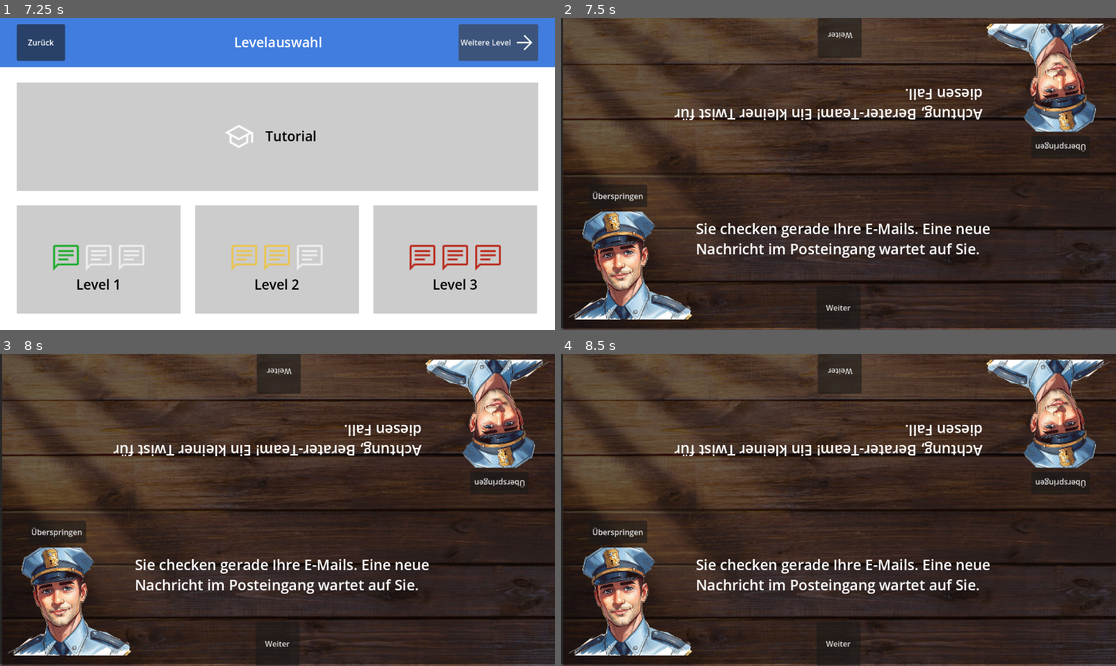
Above: before the commit, frames 1-4 (two rows, left to right).
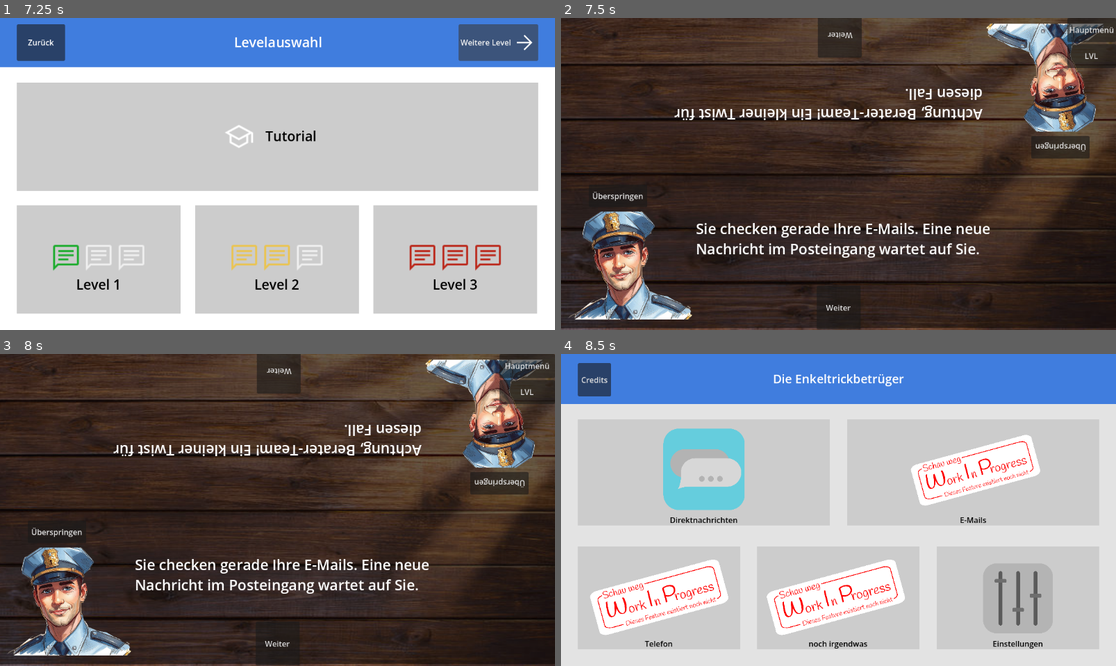
Above: after the commit, the same moments.

Repository: EgmundEGG/Enkeltrickbetr-ger-Spiel
Game: Godot game, scene res://Scenes/MainMenu.tscn
Two runs of this game, one before a commit and one after it. Both use one fixed random seed, a clock stepped at 60 frames per second and the inputs below.
Inputs (mouse positions are in pixels of both pictures, inside the frame that each line leads up to):
- Up to frame 1 (7.25 s): click "Direktnachrichten" at 0.5 s; click "Zurück" at 1.25 s; click "E-Mails" at 2 s; click "Telefon" at 2.75 s; click "noch irgendwas" at 3.5 s; click "Einstellungen" at 4.25 s; tap Enter at 5 s; move the mouse to (27, 46) at 5.02 s; click (27, 46) at 5.17 s; click "Direktnachrichten" at 5.75 s; click "Weitere Level" at 6.5 s
- Up to frame 2 (7.5 s): click (660, 258) at 7.25 s
- Up to frame 3 (8 s): no input
- Up to frame 4 (8.5 s): click (1088, 366) at 8 s, where only the run after the commit has a clickable "Hauptmenü"

Frame 1 is identical in both runs. In frame 2, 22% of the frame differs, in the area x 0-100%, y 0-100%; in frame 3, 23%; in frame 4, 99%.

Commit message:
"sketches" how the main screen could look

Diff:
--- a/enkeltrick-betrug/Scenes/Handy.tscn
+++ b/enkeltrick-betrug/Scenes/Handy.tscn
@@ -4,9 +4,7 @@
 [ext_resource type="Script" uid="uid://cbfd23nrlppi8" path="res://Scenes/handy.gd" id="1_u0qhy"]
 [ext_resource type="Texture2D" uid="uid://bf3wm35tkqn0e" path="res://image/Lvl hintergrund.png" id="2_lf3ts"]
 [ext_resource type="Texture2D" uid="uid://e2gjdxh3l2at" path="res://image/PostIt.png" id="3_r48s6"]
-[ext_resource type="Script" uid="uid://rghbh5jd0a8o" path="res://lvl_auswahl.gd" id="4_btpht"]
 [ext_resource type="Script" uid="uid://6leggv6jfhv5" path="res://MainMenu/Scripts/MenuButton.gd" id="5_kjkul"]
-[ext_resource type="PackedScene" uid="uid://bemjjo0lwwlhi" path="res://assets/audio/settings.tscn" id="5_pwgpe"]
 [ext_resource type="AudioStream" uid="uid://w1berqlnkbcm" path="res://assets/audio/atlasaudio-comedy-518068.mp3" id="6_ole5j"]
 [ext_resource type="PackedScene" uid="uid://cahggf1nf718" path="res://Scenes/Agent.tscn" id="7_r48s6"]
 [ext_resource type="AudioStream" uid="uid://c68kdfam2ojua" path="res://assets/audio/Knopfgeräusch.mp3" id="7_srqa7"]
@@ -15,6 +13,7 @@
 [ext_resource type="AudioStream" uid="uid://b7va085fv71hi" path="res://assets/audio/Fehlersound.mp3" id="10_mrt62"]
 [ext_resource type="AudioStream" uid="uid://dl1k4ei1ew4kl" path="res://assets/audio/Plopsound.mp3" id="11_wpgbr"]
 [ext_resource type="AudioStream" uid="uid://b8jliy2sp12bw" path="res://assets/audio/Klickgeräusch_Navigation.mp3" id="12_l4yc5"]
+[ext_resource type="Texture2D" uid="uid://cwvkjj03aytrt" path="res://image/canva-user-icon-MAF4KJDz63E.png" id="14_0vipr"]
 
 [node name="Game" type="Control" unique_id=264381244]
 custom_minimum_size = Vector2(400, 0)
@@ -26,7 +25,19 @@
 grow_vertical = 2
 script = ExtResource("1_u0qhy")
 
+[node name="TextureRect" type="TextureRect" parent="." unique_id=633416753]
+layout_mode = 1
+anchors_preset = 15
+anchor_right = 1.0
+anchor_bottom = 1.0
+grow_horizontal = 2
+grow_vertical = 2
+texture = ExtResource("2_lf3ts")
+expand_mode = 1
+flip_h = true
+
 [node name="LvlHintergrund" type="Sprite2D" parent="." unique_id=122819531]
+visible = false
 position = Vector2(580.62506, 323)
 scale = Vector2(1.2328879, 0.8864569)
 texture = ExtResource("2_lf3ts")
@@ -86,10 +97,10 @@
 anchors_preset = -1
 anchor_right = 1.0
 anchor_bottom = 1.0
-offset_left = 393.00006
-offset_top = 418.99997
-offset_right = -561.0
-offset_bottom = -28.999878
+offset_left = 392.00006
+offset_top = 327.99997
+offset_right = -562.0
+offset_bottom = -119.99988
 texture = ExtResource("3_r48s6")
 expand_mode = 1
 
@@ -126,10 +137,10 @@
 anchors_preset = -1
 anchor_right = 1.0
 anchor_bottom = 1.0
-offset_left = 602.00006
-offset_top = 368.99994
-offset_right = -352.0
-offset_bottom = -78.99994
+offset_left = 360.00003
+offset_top = 95.99997
+offset_right = -594.0
+offset_bottom = -351.9999
 texture = ExtResource("3_r48s6")
 expand_mode = 1
 
@@ -166,10 +177,10 @@
 anchors_preset = -1
 anchor_right = 1.0
 anchor_bottom = 1.0
-offset_left = 851.00006
-offset_top = 431.9999
-offset_right = -103.0
-offset_bottom = -16.0
+offset_left = 120.0
+offset_top = 80.0
+offset_right = -834.00006
+offset_bottom = -367.9999
 texture = ExtResource("3_r48s6")
 expand_mode = 1
 
@@ -204,15 +215,8 @@
 [node name="Chat" type="Control" parent="." unique_id=1049416561]
 custom_minimum_size = Vector2(400, 0)
 layout_mode = 1
-anchors_preset = 13
-anchor_left = 0.5
-anchor_right = 0.5
-anchor_bottom = 1.0
-offset_left = -499.0
-offset_top = 245.0
-offset_right = -99.0
-offset_bottom = 245.0
-grow_horizontal = 2
+anchors_preset = 9
+anchor_bottom = 1.0
 grow_vertical = 2
 scale = Vector2(0.6, 0.6)
 script = ExtResource("1_adtv2")
@@ -303,17 +307,17 @@
 size_flags_vertical = 4
 
 [node name="LvLButton" type="Control" parent="." unique_id=1116624081]
-layout_mode = 1
-anchors_preset = 8
-anchor_left = 0.5
+visible = false
+layout_mode = 1
+anchors_preset = 6
+anchor_left = 1.0
 anchor_top = 0.5
-anchor_right = 0.5
+anchor_right = 1.0
 anchor_bottom = 0.5
-offset_left = -20.0
+offset_left = -40.0
 offset_top = -20.0
-offset_right = 20.0
 offset_bottom = 20.0
-grow_horizontal = 2
+grow_horizontal = 0
 grow_vertical = 2
 
 [node name="Button" type="Button" parent="LvLButton" unique_id=417609308]
@@ -360,16 +364,12 @@
 [node name="Navigationsknöpfe" type="AudioStreamPlayer" parent="." unique_id=1036465816]
 stream = ExtResource("12_l4yc5")
 
-[node name="Main_Button" type="Button" parent="." unique_id=1155998799]
-layout_mode = 1
-anchors_preset = -1
-anchor_left = 1.0
-anchor_right = 1.0
-offset_left = -153.0
-offset_top = 16.0
-offset_right = -15.0
-offset_bottom = 99.0
-grow_horizontal = 2
+[node name="Main_Button" type="Button" parent="." unique_id=121951125]
+visible = false
+layout_mode = 0
+offset_left = 1051.0
+offset_right = 1152.0
+offset_bottom = 31.0
 text = "Hauptmenü"
 script = ExtResource("5_kjkul")
 SceneName = "MainMenu"
@@ -389,4 +389,264 @@
 offset_top = -651.0
 offset_bottom = -1.0
 
+[node name="ColorRect" type="ColorRect" parent="." unique_id=2031241136]
+visible = false
+custom_minimum_size = Vector2(300, 0)
+layout_mode = 1
+anchors_preset = 9
+anchor_bottom = 1.0
+grow_vertical = 2
+color = Color(0.8901961, 0.8901961, 0.8901961, 1)
+
+[node name="VBoxContainer" type="VBoxContainer" parent="ColorRect" unique_id=1492703127]
+layout_mode = 1
+anchors_preset = 15
+anchor_right = 1.0
+anchor_bottom = 1.0
+grow_horizontal = 2
+grow_vertical = 2
+
+[node name="Header" type="ColorRect" parent="ColorRect/VBoxContainer" unique_id=658276769]
+layout_mode = 2
+color = Color(0.36282963, 0.36282942, 0.36282945, 1)
+
+[node name="HBoxContainer" type="HBoxContainer" parent="ColorRect/VBoxContainer/Header" unique_id=916876207]
+layout_mode = 1
+anchors_preset = 15
+anchor_right = 1.0
+anchor_bottom = 1.0
+grow_horizontal = 2
+grow_vertical = 2
+alignment = 1
+
+[node name="Avatar" type="TextureRect" parent="ColorRect/VBoxContainer/Header/HBoxContainer" unique_id=2081717227]
+layout_mode = 2
+texture = ExtResource("14_0vipr")
+expand_mode = 2
+
+[node name="Control" type="Control" parent="ColorRect/VBoxContainer/Header/HBoxContainer" unique_id=1526097991]
+layout_mode = 2
+size_flags_horizontal = 3
+
+[node name="Name" type="Label" parent="ColorRect/VBoxContainer/Header/HBoxContainer" unique_id=195213580]
+layout_mode = 2
+size_flags_horizontal = 4
+text = "Name"
+horizontal_alignment = 1
+vertical_alignment = 1
+
+[node name="Control2" type="Control" parent="ColorRect/VBoxContainer/Header/HBoxContainer" unique_id=427794137]
+layout_mode = 2
+size_flags_horizontal = 3
+
+[node name="Status" type="Label" parent="ColorRect/VBoxContainer/Header/HBoxContainer" unique_id=1788066291]
+layout_mode = 2
+size_flags_horizontal = 8
+text = "Online/Offline"
+horizontal_alignment = 2
+vertical_alignment = 1
+
+[node name="ScrollContainer" type="ScrollContainer" parent="ColorRect/VBoxContainer" unique_id=926072804]
+layout_mode = 2
+size_flags_vertical = 3
+
+[node name="MessageContainer" type="VBoxContainer" parent="ColorRect/VBoxContainer/ScrollContainer" unique_id=418772630]
+layout_mode = 2
+size_flags_horizontal = 3
+
+[node name="Footer" type="ColorRect" parent="ColorRect/VBoxContainer" unique_id=1607036109]
+layout_mode = 2
+color = Color(0.3647059, 0.3647059, 0.3647059, 1)
+
+[node name="Buttonbox" type="VBoxContainer" parent="ColorRect/VBoxContainer/Footer" unique_id=1095177143]
+layout_mode = 1
+anchors_preset = 15
+anchor_right = 1.0
+anchor_bottom = 1.0
+grow_horizontal = 2
+grow_vertical = 2
+
+[node name="Button" type="Button" parent="ColorRect/VBoxContainer/Footer/Buttonbox" unique_id=626344380]
+layout_mode = 2
+size_flags_horizontal = 4
+size_flags_vertical = 4
+
+[node name="Button2" type="Button" parent="ColorRect/VBoxContainer/Footer/Buttonbox" unique_id=1544736510]
+layout_mode = 2
+size_flags_horizontal = 4
+size_flags_vertical = 4
+
+[node name="Button3" type="Button" parent="ColorRect/VBoxContainer/Footer/Buttonbox" unique_id=124954842]
+layout_mode = 2
+size_flags_horizontal = 4
+size_flags_vertical = 4
+
+[node name="GridContainer" type="GridContainer" parent="." unique_id=1398345574]
+layout_mode = 1
+anchors_preset = 11
+anchor_left = 1.0
+anchor_right = 1.0
+anchor_bottom = 1.0
+offset_left = -510.0
+offset_right = -100.0
+grow_horizontal = 0
+grow_vertical = 2
+
+[node name="PostIt1" type="TextureRect" parent="GridContainer" unique_id=606436596]
+layout_mode = 2
+texture = ExtResource("3_r48s6")
+expand_mode = 1
+
+[node name="Title" type="Label" parent="GridContainer/PostIt1" unique_id=658461506]
+layout_mode = 1
+anchors_preset = -1
+anchor_right = 1.0
+anchor_bottom = 1.0
+offset_left = -2.861023e-05
+offset_bottom = -127.0
+theme_override_colors/font_color = Color(0, 0, 0, 1)
+text = "Lust auf Kuchen ?"
+horizontal_alignment = 1
+clip_text = true
+text_overrun_behavior = 1
+
+[node name="Content" type="Label" parent="GridContainer/PostIt1" unique_id=299515050]
+layout_mode = 1
+anchors_preset = -1
+anchor_right = 1.0
+anchor_bottom = 1.0
+offset_left = 3.000002
+offset_top = 23.0
+offset_right = -2.0
+theme_override_colors/font_color = Color(0, 0, 0, 1)
+text = "Die Betreuungspersonen können nichts dagegen tun, wenn Du sie beißt.."
+vertical_alignment = 1
+autowrap_mode = 3
+clip_text = true
+text_overrun_behavior = 1
+
+[node name="PostIt2" type="TextureRect" parent="GridContainer" unique_id=1052168077]
+layout_mode = 2
+texture = ExtResource("3_r48s6")
+expand_mode = 1
+
+[node name="Title" type="Label" parent="GridContainer/PostIt2" unique_id=1366275110]
+layout_mode = 1
+anchors_preset = -1
+anchor_right = 1.0
+anchor_bottom = 1.0
+offset_left = -2.861023e-05
+offset_bottom = -127.0
+theme_override_colors/font_color = Color(0, 0, 0, 1)
+text = "Zeitdruck"
+horizontal_alignment = 1
+clip_text = true
+text_overrun_behavior = 1
+
+[node name="Content" type="Label" parent="GridContainer/PostIt2" unique_id=2041573276]
+layout_mode = 1
+anchors_preset = -1
+anchor_right = 1.0
+anchor_bottom = 1.0
+offset_left = 3.000002
+offset_top = 23.0
+offset_right = -2.0
+theme_override_colors/font_color = Color(0, 0, 0, 1)
+text = "Viele Betrüger wollen Dir weismachen, etwas müsse sofort sein."
+vertical_alignment = 1
+autowrap_mode = 3
+clip_text = true
+text_overrun_behavior = 1
+
+[node name="PostIt3" type="TextureRect" parent="GridContainer" unique_id=1956235928]
+layout_mode = 2
+texture = ExtResource("3_r48s6")
+expand_mode = 1
+
+[node name="Title" type="Label" parent="GridContainer/PostIt3" unique_id=1892125128]
+layout_mode = 1
+anchors_preset = -1
+anchor_right = 1.0
+anchor_bottom = 1.0
+offset_left = -2.861023e-05
+offset_bottom = -127.0
+theme_override_colors/font_color = Color(0, 0, 0, 1)
+text = "Links"
+horizontal_alignment = 1
+clip_text = true
+text_overrun_behavior = 1
+
+[node name="Content" type="Label" parent="GridContainer/PostIt3" unique_id=308961880]
+layout_mode = 1
+anchors_preset = -1
+anchor_right = 1.0
+anchor_bottom = 1.0
+offset_left = 3.000002
+offset_top = 23.0
+offset_right = -2.0
+theme_override_colors/font_color = Color(0, 0, 0, 1)
+text = "Klicke nicht auf jeden Link, den Du siehst. Manchmal sehen diese nach einem genaueren Blick nicht ganz richtig aus."
+vertical_alignment = 1
+autowrap_mode = 3
+clip_text = true
+text_overrun_behavior = 1
+
+[node name="PostIt4" type="TextureRect" parent="GridContainer" unique_id=368591530]
+layout_mode = 2
+texture = ExtResource("3_r48s6")
+expand_mode = 1
+
+[node name="Title" type="Label" parent="GridContainer/PostIt4" unique_id=502866965]
+layout_mode = 1
+anchors_preset = -1
+anchor_right = 1.0
+anchor_bottom = 1.0
+offset_left = -2.861023e-05
+offset_bottom = -127.0
+theme_override_colors/font_color = Color(0, 0, 0, 1)
+text = "Familienmitglied ?"
+horizontal_alignment = 1
+clip_text = true
+text_overrun_behavior = 1
+
+[node name="Content" type="Label" parent="GridContainer/PostIt4" unique_id=1942484646]
+layout_mode = 1
+anchors_preset = -1
+anchor_right = 1.0
+anchor_bottom = 1.0
+offset_left = 3.000002
+offset_top = 23.0
+offset_right = -2.0
+theme_override_colors/font_color = Color(0, 0, 0, 1)
+text = "Vielleicht kannst Du eventuelle neue Telefonnummern von einem anderen Familienmitglied bestätigen lassen."
+vertical_alignment = 1
+autowrap_mode = 3
+clip_text = true
+text_overrun_behavior = 1
+
+[node name="VBoxContainer" type="VBoxContainer" parent="." unique_id=856710183]
+layout_mode = 1
+anchors_preset = 11
+anchor_left = 1.0
+anchor_right = 1.0
+anchor_bottom = 1.0
+grow_horizontal = 0
+grow_vertical = 2
+
+[node name="Main_Button" type="Button" parent="VBoxContainer" unique_id=1155998799]
+custom_minimum_size = Vector2(0, 50)
+layout_mode = 2
+text = "Hauptmenü"
+script = ExtResource("5_kjkul")
+SceneName = "MainMenu"
+
+[node name="Button" type="Button" parent="VBoxContainer" unique_id=708381763]
+custom_minimum_size = Vector2(55, 50)
+layout_mode = 2
+theme_override_colors/font_disabled_color = Color(0, 0.827451, 0.8862745, 0.5019608)
+action_mode = 0
+text = "LVL"
+script = ExtResource("5_kjkul")
+SceneName = "MessengerLevelSelect"
+
 [connection signal="pressed" from="LvLButton/Button" to="Chat" method="_on_button_pressed"]
--- a/enkeltrick-betrug/Scenes/handy.gd
+++ b/enkeltrick-betrug/Scenes/handy.gd
@@ -6,6 +6,17 @@
 @onready var lvl_button = $LvLButton
 @onready var main_button = $Main_Button
 @onready var infoText = $Infotext
+
+@onready var unten_box = $ColorRect
+@onready var header = $ColorRect/VBoxContainer/Header
+@onready var footer = $ColorRect/VBoxContainer/Footer
+@onready var grid = $GridContainer
+@onready var selection = $VBoxContainer
+
+@onready var labels = [
+	$ColorRect/VBoxContainer/Header/HBoxContainer/Name,
+	$ColorRect/VBoxContainer/Header/HBoxContainer/Status
+]
 
 var bereit_unten = false
 var bereit_oben = false
@@ -20,6 +31,8 @@
 
 	chat.level_beendet.connect(_on_level_beendet)
 	starte_level_mit_tutorial()
+	_update_ui_scaling()
+	get_tree().get_root().size_changed.connect(_update_ui_scaling)
 
 func _on_level_beendet(ergebnis_id: String):
 	lvl_button.hide()
@@ -78,3 +91,23 @@
 			infoText.show()
 			lvl_button.show()
 			main_button.show()
+
+func _update_ui_scaling() -> void:
+	print("SIZE CHANGE")
+	await get_tree().create_timer(0.1).timeout
+	var screen_height: float = get_viewport().size.y
+	var screen_width: float = get_viewport().size.x
+	var new_font_size: int = int(screen_height * 0.01)
+
+
+	#THIS WAIT TIMER IS VERY IMPORTANT IT WAITS TILL EVERY ITEM IS REDRAWN
+	#and yes it doesnt check for a redraw it just waits
+	await get_tree().create_timer(0.1).timeout
+
+	unten_box.custom_minimum_size.x = screen_width/2
+	footer.custom_minimum_size.y = screen_height/6
+	header.custom_minimum_size.y = screen_height/6
+	grid.custom_minimum_size.x = screen_width/2 - screen_width/10
+	selection.custom_minimum_size.x = screen_width/10
+	for t in labels:
+		t.add_theme_font_size_override("font_size", new_font_size*6)
--- a/enkeltrick-betrug/Scenes/settings.tscn
+++ b/enkeltrick-betrug/Scenes/settings.tscn
@@ -1,7 +1,7 @@
 [gd_scene format=3 uid="uid://bemjjo0lwwlhi"]
 
 [ext_resource type="Theme" uid="uid://bm2ldkru2vs54" path="res://assets/audio/Material3.tres" id="1_lhmql"]
-[ext_resource type="Texture2D" uid="uid://chg02w8qfxkwt" path="res://assets/audio/arrow.png" id="2_aaqfp"]
+[ext_resource type="Texture2D" uid="uid://chg02w8qfxkwt" path="res://image/arrow.png" id="2_aaqfp"]
 [ext_resource type="Script" uid="uid://bst1u80twjaqr" path="res://Scenes/sound_settings.gd" id="2_j2dne"]
 [ext_resource type="Script" uid="uid://c070ik216n6ty" path="res://Scenes/leave.gd" id="3_j2dne"]
 [ext_resource type="Script" uid="uid://blcrho40677o" path="res://Scenes/volume_slider_master.gd" id="4_0crpi"]
Renamed: enkeltrick-betrug/assets/audio/arrow.png -> enkeltrick-betrug/image/arrow.png
Not shown, changed: enkeltrick-betrug/image/arrow.png.import
Binary file added: enkeltrick-betrug/image/canva-user-icon-MAF4KJDz63E.png
Not shown, added: enkeltrick-betrug/image/canva-user-icon-MAF4KJDz63E.png.import
